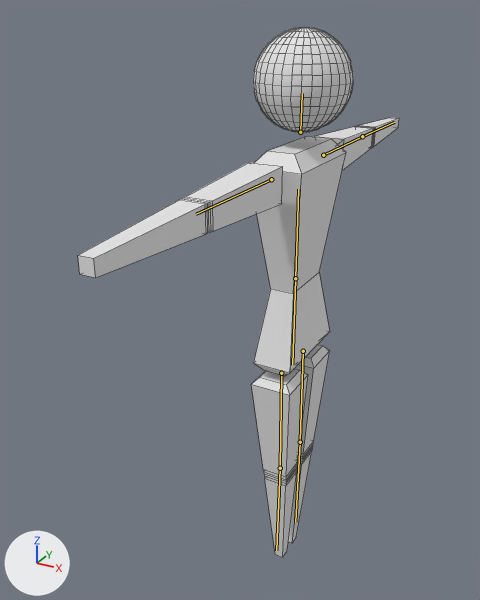
The FBX model 3DGameAssets/FBXs/Player.fbx, before and after one commit.
Camera for both pictures: a 50 mm camera at (0.307, -0.7, 0.732) aimed at (-0.063, -0.027, 0.395). Arrows for +X, +Y and +Z are at lower left; the lights stay in place. The bones that change are drawn over the model as lines. Mesh edges are drawn as thin lines.

Names of what the first picture shows: 'Player_Mesh'.
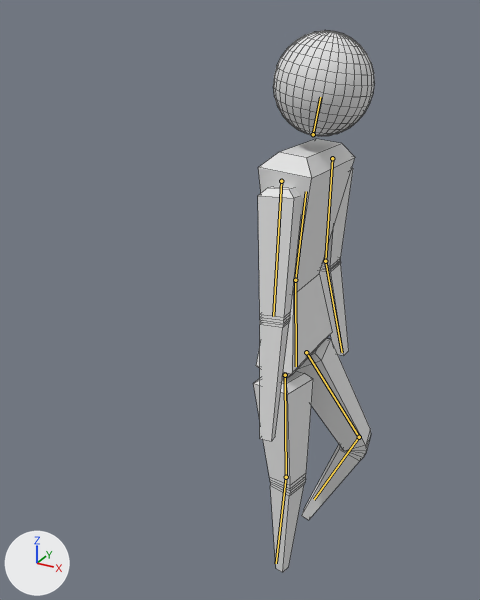
The newer file adds an action. The first version stands in its rest pose; the second is drawn at frame 19 of the action 'Player_Arma|P_BWalk'.

Where the change shows, as pixel boxes (x1, y1, x2, y2) in the pictures (480 x 600 px):
'Player_Mesh', posed (62% narrower): before (78, 27, 399, 557); after (253, 30, 374, 572)
bone 'Torso', root to tip: before (295, 278) to (298, 189); after (295, 280) to (306, 191)
bone 'Head', root to tip: before (300, 132) to (302, 93); after (313, 134) to (320, 97)
bone 'RBicep', root to tip: before (271, 179) to (196, 214); after (281, 181) to (273, 316)
bone 'Hips', root to tip: before (295, 278) to (292, 365); after (295, 280) to (296, 366)
bone 'RThigh', root to tip: before (281, 373) to (280, 468); after (285, 375) to (286, 477)
bone 'RCalf', root to tip: before (280, 468) to (276, 550); after (286, 477) to (276, 563)
bone 'LThigh', root to tip: before (303, 351) to (300, 442); after (306, 352) to (359, 437)
bone 'LCalf', root to tip: before (300, 442) to (295, 522); after (359, 437) to (314, 499)
bone 'LBicep', root to tip: before (323, 155) to (362, 136); after (332, 158) to (325, 261)
bone 'LForearm', root to tip: before (362, 136) to (394, 122); after (325, 261) to (342, 352)

The edits, one by one:
Bone 'Torso' (bone_torso) moves from (0.0, 0.0, 0.0) to (0.0, -0.002, 0.0).
Bone 'Torso' (bone_torso) turns from (0, 0, 0) to (-1, 0, -4) degrees about its own x, y and z.
Bone 'Head' (bone_head) turns from (0, 0, 0) to (0, 0, -5) degrees about its own x, y and z.
Bone 'RBicep' (bone_rbicep) turns from (0, 0, 0) to (-80, 6, 10) degrees about its own x, y and z.
Bone 'Hips' (bone_hips) turns from (0, 0, 0) to (2, 0, -7) degrees about its own x, y and z.
Bone 'RThigh' (bone_rthigh) turns from (0, 0, 0) to (-6, 10, -3) degrees about its own x, y and z.
Bone 'RCalf' (bone_rcalf) turns from (0, 0, 0) to (0, 0, 6) degrees about its own x, y and z.
Bone 'LThigh' (bone_lthigh) turns from (0, 0, 0) to (8, -6, -29) degrees about its own x, y and z.
Bone 'LCalf' (bone_lcalf) turns from (0, 0, 0) to (0, 0, 55) degrees about its own x, y and z.
Bone 'LBicep' (bone_lbicep) turns from (0, 0, 0) to (-79, 2, -9) degrees about its own x, y and z.
Bone 'LForearm' (bone_lforearm) turns from (0, 0, 0) to (0, 0, -13) degrees about its own x, y and z.
